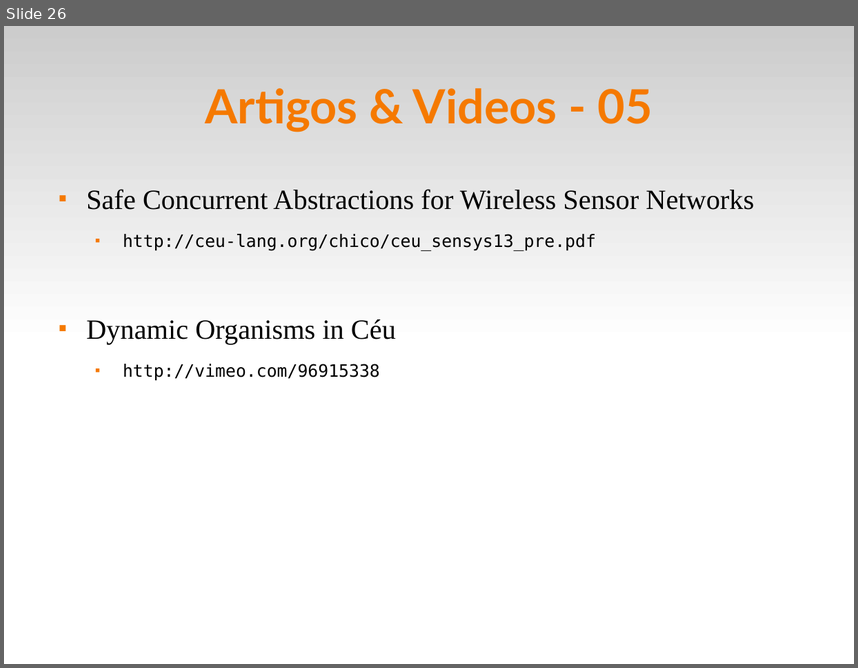
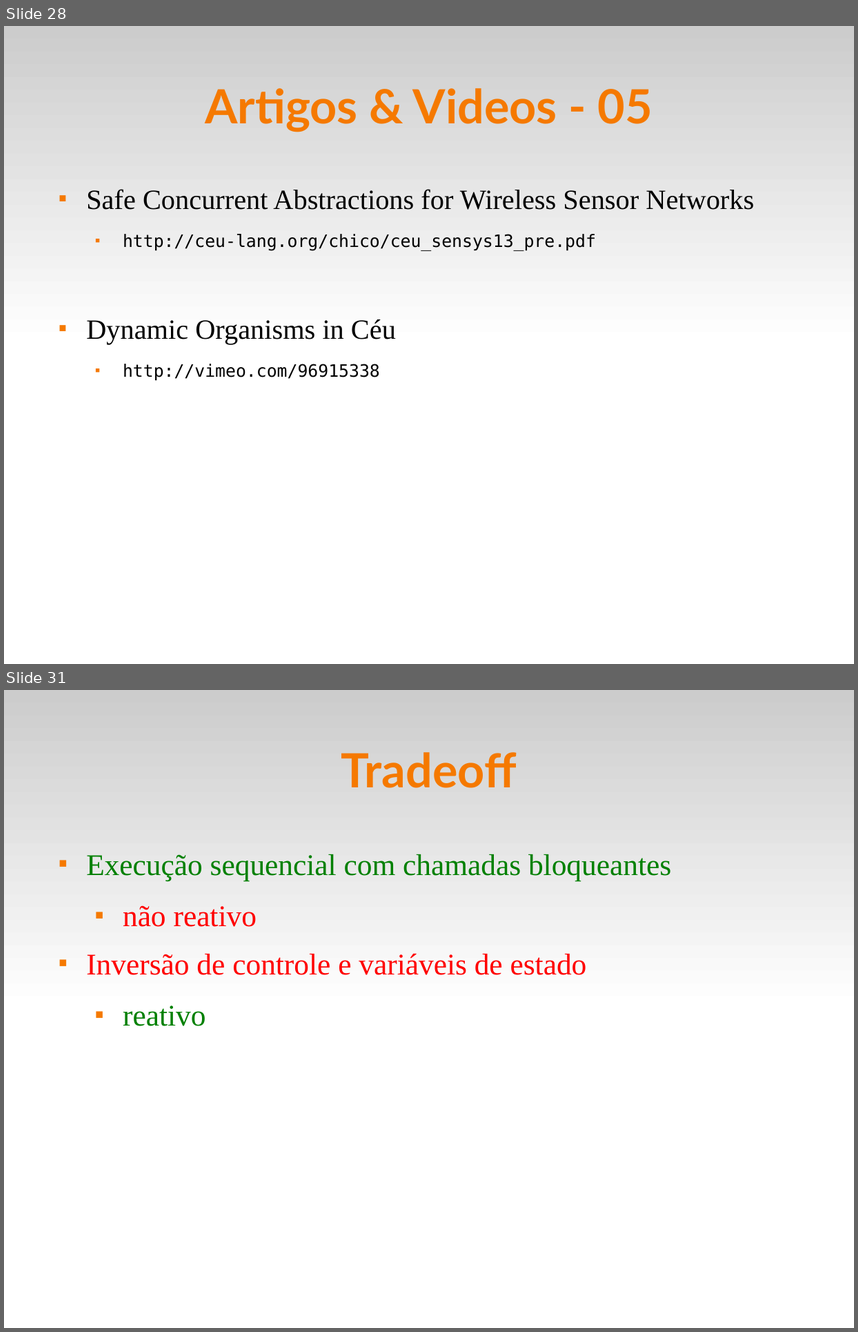
Before and after one commit to fsantanna-uerj/reativos, a slide deck: slides/05_ceu.odp. Shown one above the other, each under a label of ours: slide 26 before the commit, slides 28 and 31 after it; the slides between them are not shown. The pictures are 858x668 and 858x1332 pixels, drawn with LibreOffice and Linux fonts; fonts in the diff are those of the drawing. Boxes give left, top, right and bottom in pixels: in the first picture for what was removed or moved away, otherwise in the second. Text is boxed around its words. In the diff, an @@ line names an element or a change of style, - is before the commit and + after.

```diff
--- a/slides/05_ceu.odp
+++ b/slides/05_ceu.odp
@@ slide 31 added at box(4, 690, 854, 1328), background #FFFFFF; not listed: 1 template element that a slide beside it also shows @@
@@ title added at box(341, 752, 517, 788), 44 pt, text #F57900, bold @@
+Tradeoff
@@ text added at box(86, 854, 671, 1026), 28 pt, text #008000 @@
+■ Execução sequencial com chamadas bloqueantes
+  ■ não reativo
+■ Inversão de controle e variáveis de estado
+  ■ reativo
@@ what was slide 26 is now slide 28 @@
```
Also in this commit, not shown: 9 slides changed, 9 other slides added, 7 other files.
